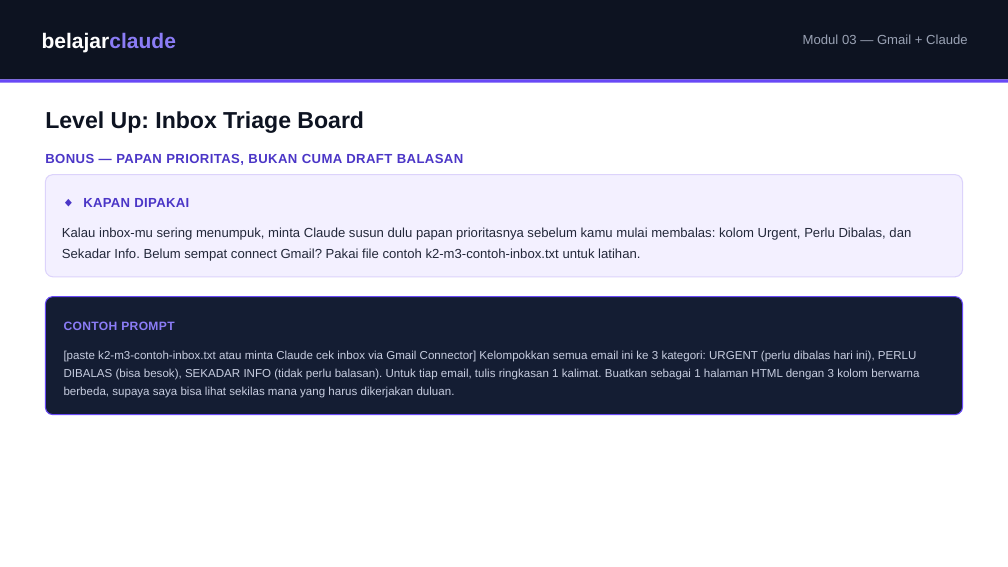
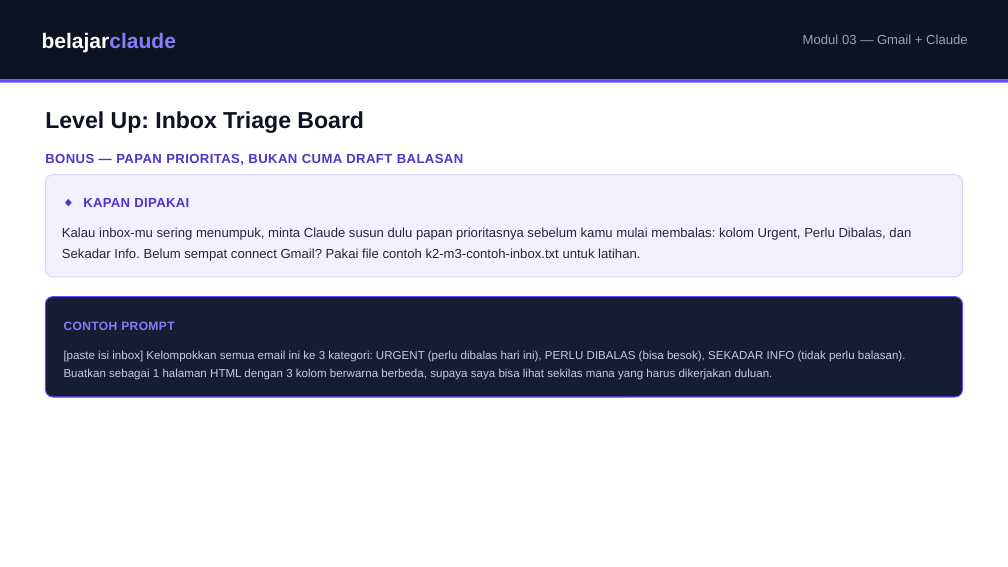
Before and after one commit to juliautomo/belajar-claude, a slide deck: slide 5 of K2-Produktivitas/M03-Gmail-Claude/K2-M03-Gmail-Claude.pptx. Drawn at 1008x567 pixels with LibreOffice and Linux fonts; fonts in the diff are those of the drawing. Boxes give left, top, right and bottom in pixels: in the first picture for what was removed or moved away, otherwise in the second. Text is boxed around its words. In the diff, an @@ line names an element or a change of style, - is before the commit and + after.

Commit message:
K2 M3: revert PPT latihan back to 1 email / original Contoh Prompt wording; update HTML+PDF to follow PPT's original wording instead

```diff
--- a/K2-Produktivitas/M03-Gmail-Claude/K2-M03-Gmail-Claude.pptx
+++ b/K2-Produktivitas/M03-Gmail-Claude/K2-M03-Gmail-Claude.pptx
@@ rounded rectangle resized from (x1=45, y1=296, x2=963, y2=414) to (x1=45, y1=296, x2=963, y2=397) @@
@@ rounded rectangle at (x1=45, y1=296, x2=963, y2=397): proportions changed @@
@@ text at (x1=64, y1=350, x2=906, y2=380): text changed @@
-[paste k2-m3-contoh-inbox.txt atau minta Claude cek inbox via Gmail Connector] Kelompokkan semua email ini ke 3 kategori: URGENT (perlu dibalas hari ini), PERLU DIBALAS (bisa besok), SEKADAR INFO (tidak perlu balasan). Untuk tiap email, tulis ringkasan 1 kalimat. Buatkan sebagai 1 halaman HTML dengan 3 kolom berwarna berbeda, supaya saya bisa lihat sekilas mana yang harus dikerjakan duluan.
+[paste isi inbox] Kelompokkan semua email ini ke 3 kategori: URGENT (perlu dibalas hari ini), PERLU DIBALAS (bisa besok), SEKADAR INFO (tidak perlu balasan). Buatkan sebagai 1 halaman HTML dengan 3 kolom berwarna berbeda, supaya saya bisa lihat sekilas mana yang harus dikerjakan duluan.
```
Also in this commit, not shown: 1 other slide changed, 1 other file.
